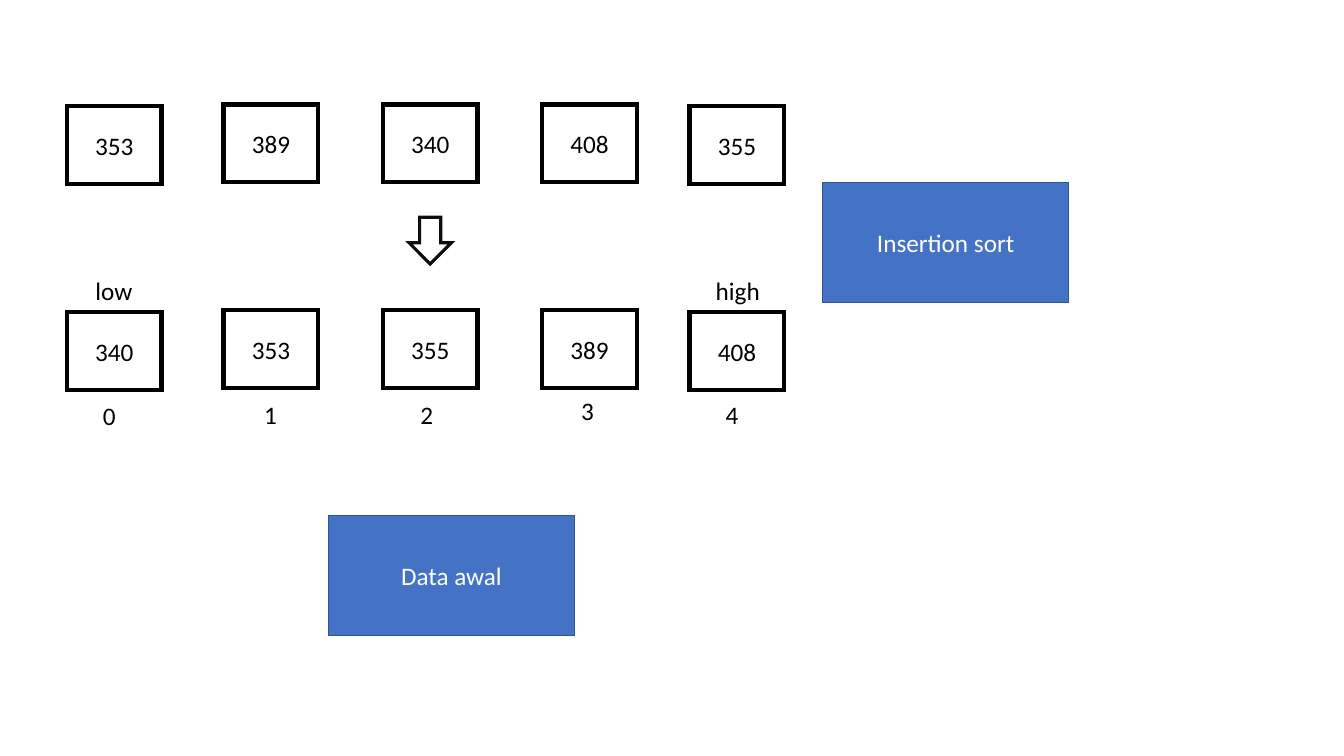
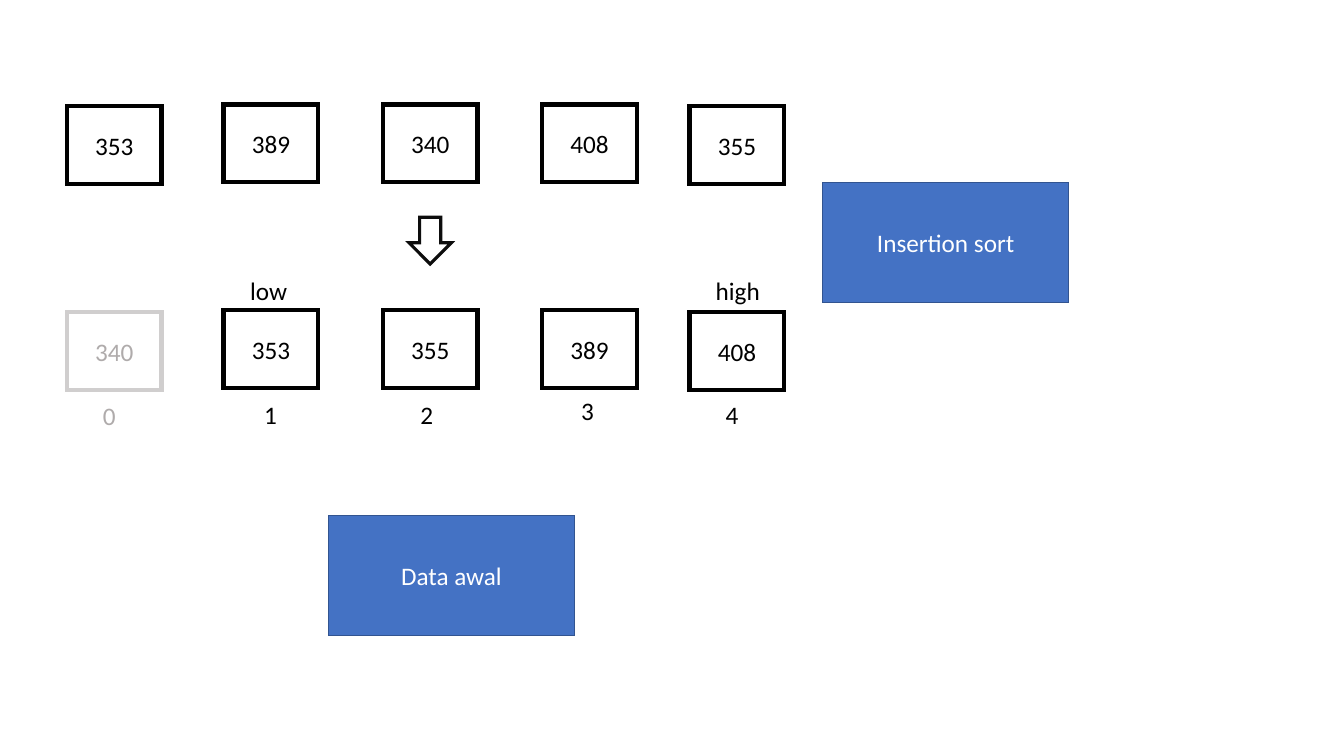
Before and after one commit to Azkina1123/UTS, a slide deck: slide 2 of Sumber/Ilustrasi Interpolation.pptx. Drawn at 1344x756 pixels with LibreOffice and Linux fonts; fonts in the diff are those of the drawing. Boxes give left, top, right and bottom in pixels: in the first picture for what was removed or moved away, otherwise in the second. Text is boxed around its words. In the diff, an @@ line names an element or a change of style, - is before the commit and + after.

```diff
--- a/Sumber/Ilustrasi Interpolation.pptx
+++ b/Sumber/Ilustrasi Interpolation.pptx
@@ text "low": place and size @@
-text "low" at <box>95,282,132,300</box>
+text "low" at <box>250,282,287,300</box>
@@ rectangle "340" at <box>67,313,161,390</box>: text colour #000000 to #AFABAB; outline #000000 3 pt to #D0CECE 3 pt @@
@@ text "0" at <box>103,409,116,425</box>: text colour #000000 to #AFABAB @@
```
Also in this commit, not shown: 2 other slides changed, 3 other files.
